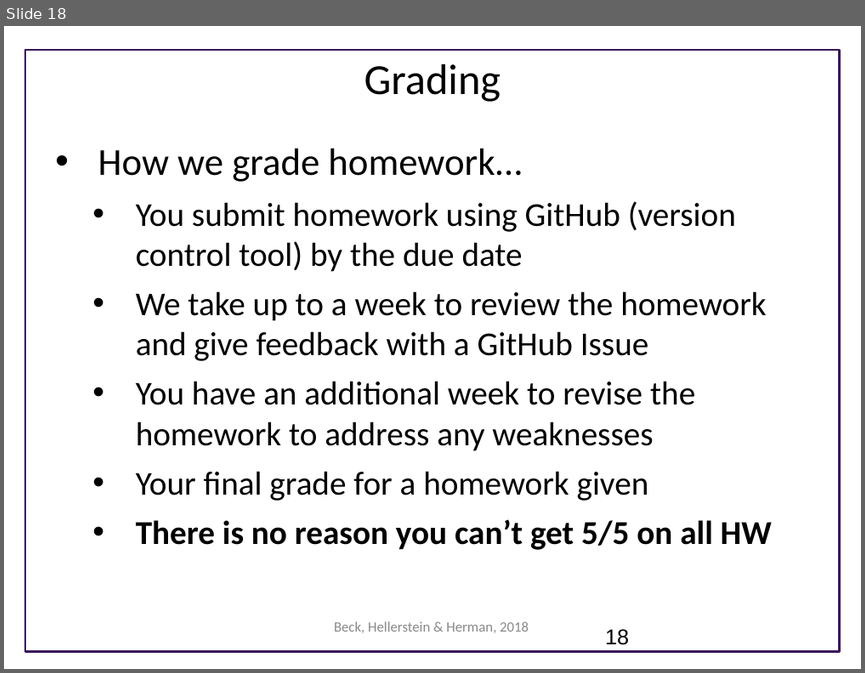
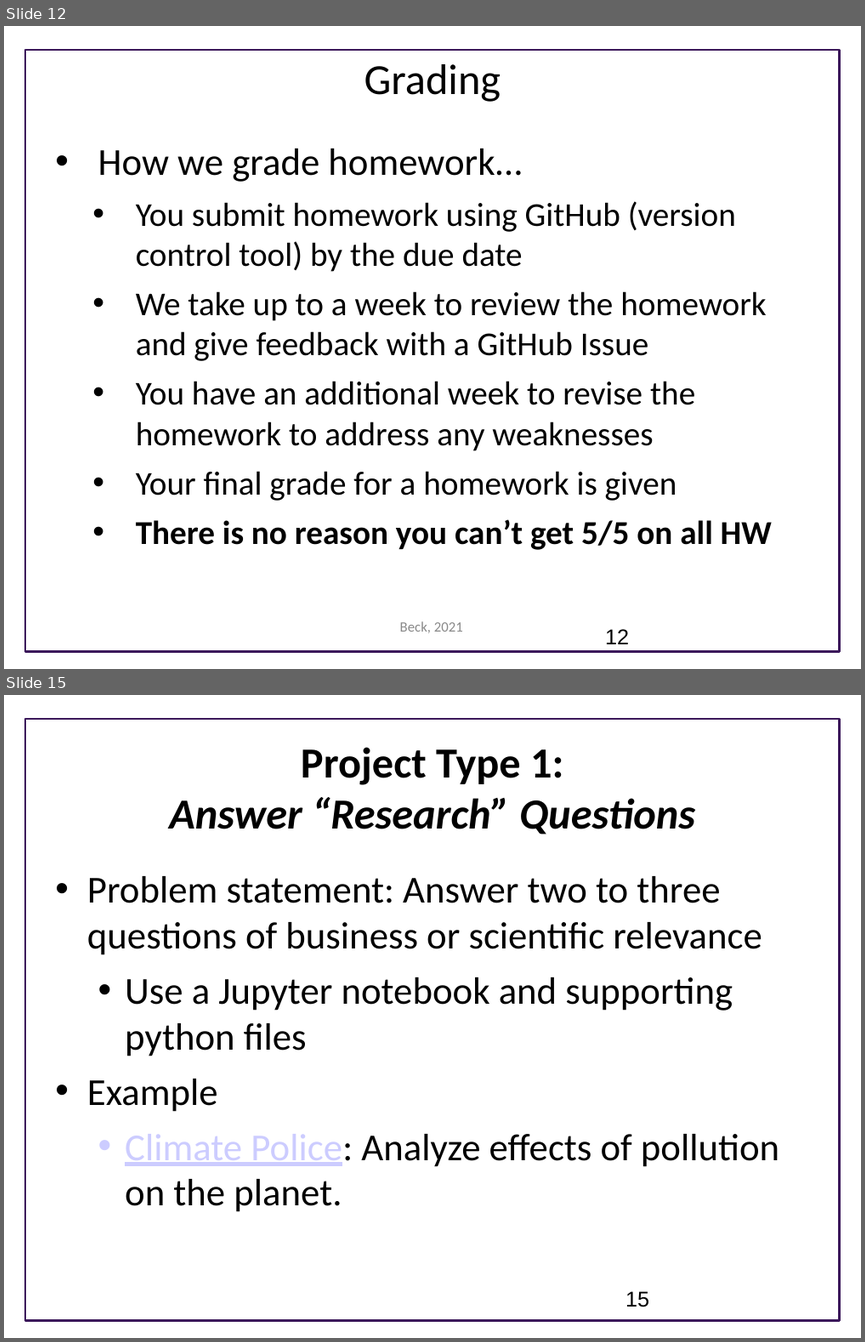
Before and after one commit to UWSEDS/lecture-materials, a slide deck: 01_overview/Course Introduction.pptx. Shown one above the other, each under a label of ours: slide 18 before the commit, slides 12 and 15 after it; the slides between them are not shown. The pictures are 865x673 and 865x1342 pixels, drawn with LibreOffice and Linux fonts; fonts in the diff are those of the drawing; background and template pictures are left out. Boxes give left, top, right and bottom in pixels: in the first picture for what was removed or moved away, otherwise in the second. Text is boxed around its words. In the diff, an @@ line names an element or a change of style, - is before the commit and + after.

```diff
--- a/01_overview/Course Introduction.pptx
+++ b/01_overview/Course Introduction.pptx
@@ slide 15 added at box(4, 695, 861, 1338), background #FFFFFF; not listed: 1 template element that a slide beside it also shows @@
@@ text added at box(169, 747, 695, 834), 36 pt, text #000000, bold, italic @@
+Project Type 1:
+Answer “Research” Questions
@@ text added at box(87, 876, 779, 1212), 32 pt, text #000000 @@
+• Problem statement: Answer two to three questions of business or scientific relevance
+  • Use a Jupyter notebook and supporting python files
+• Example
+  • Climate Police: Analyze effects of pollution on the planet.
@@ page number added at box(625, 1291, 649, 1307), 18 pt, text #000000 @@
+15
@@ what was slide 18 is now slide 12 @@
@@ slide 12 changed as well @@
@@ text at box(136, 471, 677, 500): text changed @@
-  • Your final grade for a homework given
+  • Your final grade for a homework is given
@@ text at box(400, 621, 463, 633): text changed @@
-Beck, Hellerstein & Herman, 2018
+Beck, 2021
@@ page number at box(605, 629, 629, 644): text changed @@
-18
+12
```
Also in this commit, not shown: 12 other slides changed, 11 other slides added, 6 slides removed.
